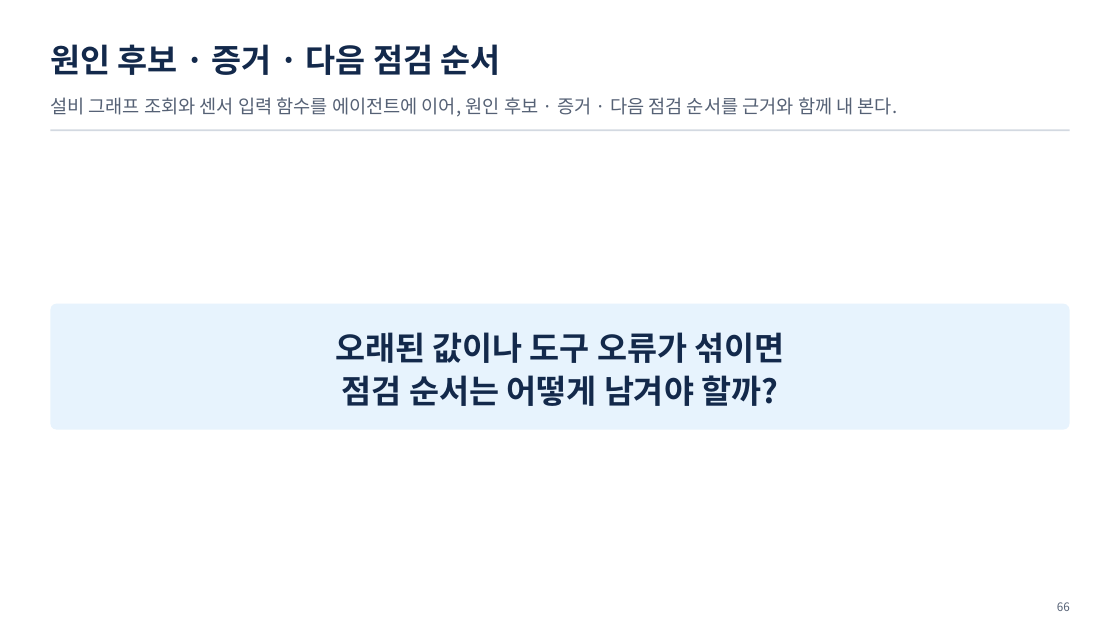
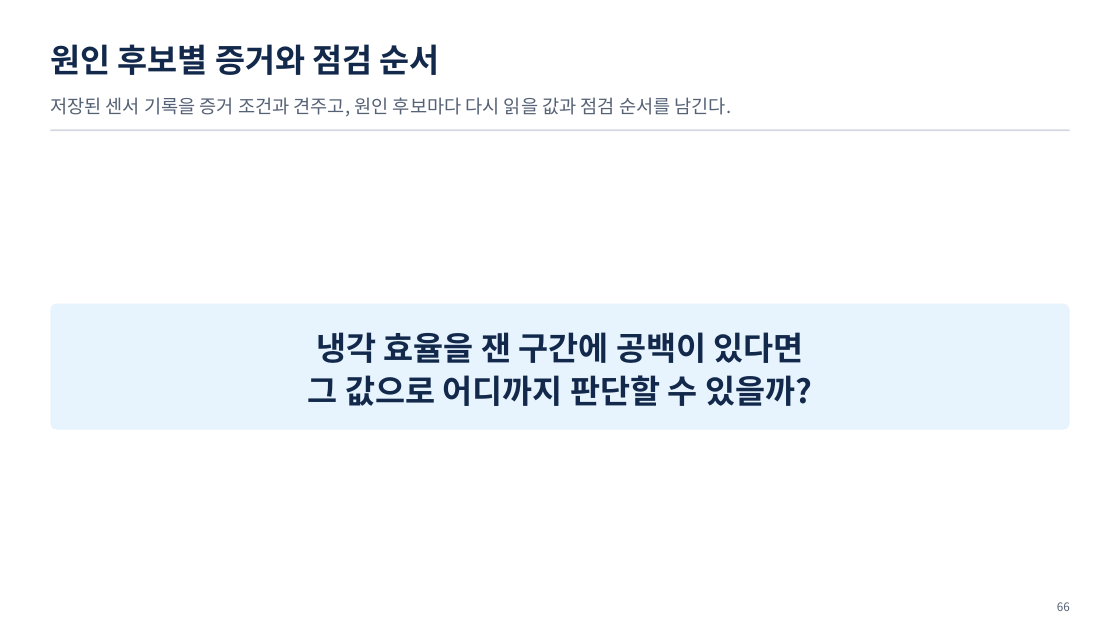
Before and after one commit to uengine-oss/hyd-iot-edu, a slide deck: slide 66 of workspace/강의제작/산출물/통합반/이론/05회차/통합반_05일차.pptx. Drawn at 1120x630 pixels with LibreOffice and Linux fonts; fonts in the diff are those of the drawing. Boxes give left, top, right and bottom in pixels: in the first picture for what was removed or moved away, otherwise in the second. Text is boxed around its words. In the diff, an @@ line names an element or a change of style, - is before the commit and + after.

Commit message:
통합반 5회차 65~66장 원인 후보와 측정 공백에 따른 다음 점검을 대조한다

```diff
--- a/workspace/강의제작/산출물/통합반/이론/05회차/통합반_05일차.pptx
+++ b/workspace/강의제작/산출물/통합반/이론/05회차/통합반_05일차.pptx
@@ text at (50,44,440,75): text changed @@
-원인 후보 · 증거 · 다음 점검 순서
+원인 후보별 증거와 점검 순서
@@ text at (50,97,732,117): text changed @@
-설비 그래프 조회와 센서 입력 함수를 에이전트에 이어, 원인 후보 · 증거 · 다음 점검 순서를 근거와 함께 내 본다.
+저장된 센서 기록을 증거 조건과 견주고, 원인 후보마다 다시 읽을 값과 점검 순서를 남긴다.
@@ text at (308,332,812,406): text changed @@
-오래된 값이나 도구 오류가 섞이면
-점검 순서는 어떻게 남겨야 할까?
+냉각 효율을 잰 구간에 공백이 있다면
+그 값으로 어디까지 판단할 수 있을까?
```
Also in this commit, not shown: 1 other slide changed, 18 other files.
